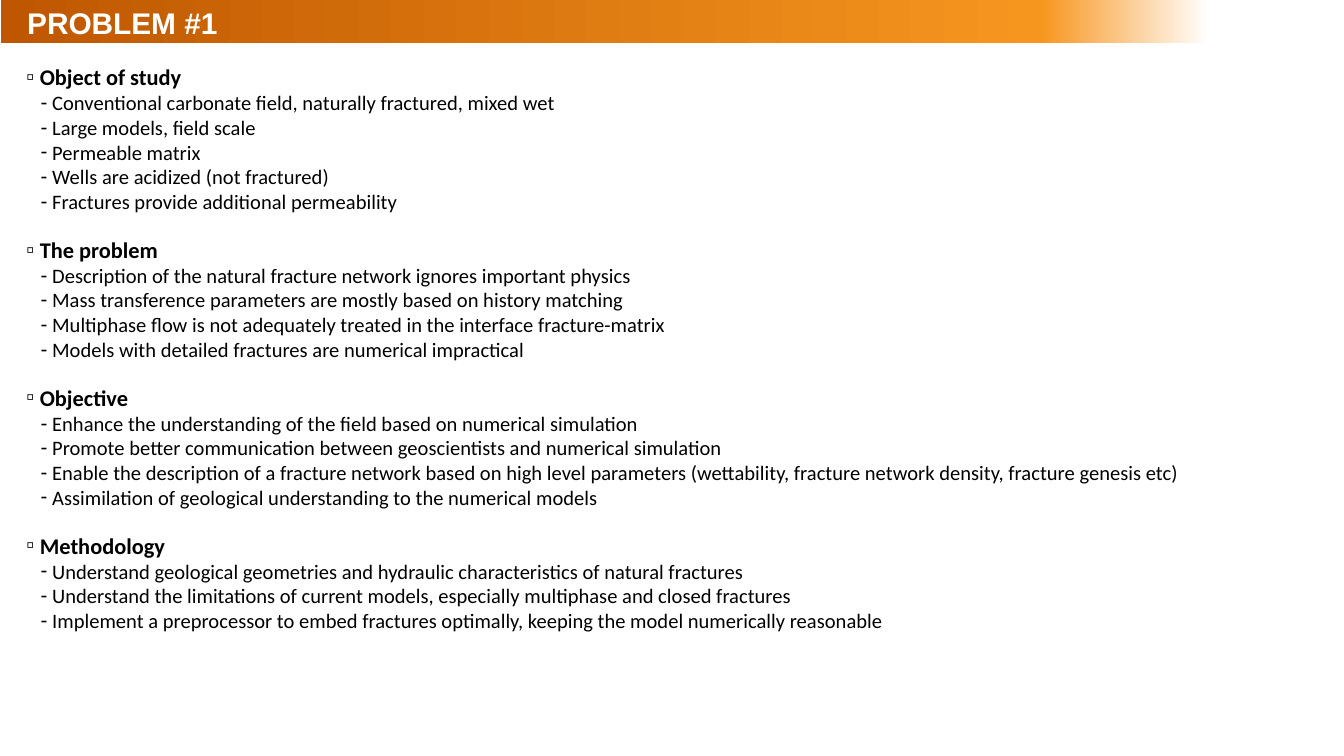
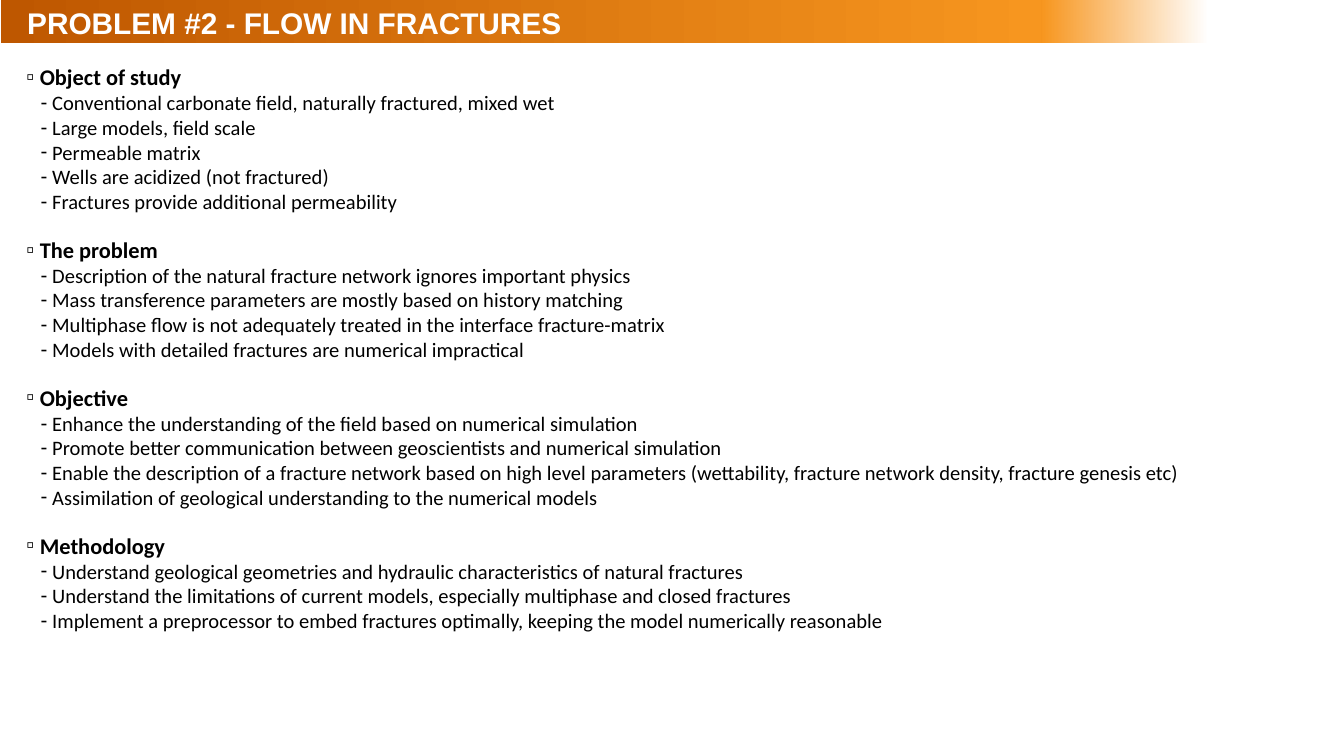
Before and after one commit to rebpoli/Doutorado, a slide deck: slide 10 of Research/2023-12-Research-plan.pptx (slide 5 before the commit). Drawn at 1344x756 pixels with LibreOffice and Linux fonts; fonts in the diff are those of the drawing; background and template pictures are left out. Boxes give left, top, right and bottom in pixels: in the first picture for what was removed or moved away, otherwise in the second. Text is boxed around its words. In the diff, an @@ line names an element or a change of style, - is before the commit and + after.

```diff
--- a/Research/2023-12-Research-plan.pptx
+++ b/Research/2023-12-Research-plan.pptx
@@ title at <box>27,13,562,35</box>: text changed @@
-PROBLEM #1
+PROBLEM #2 - FLOW IN FRACTURES
```
Also in this commit, not shown: 1 other slide changed, 4 slides added, 4 other files.
